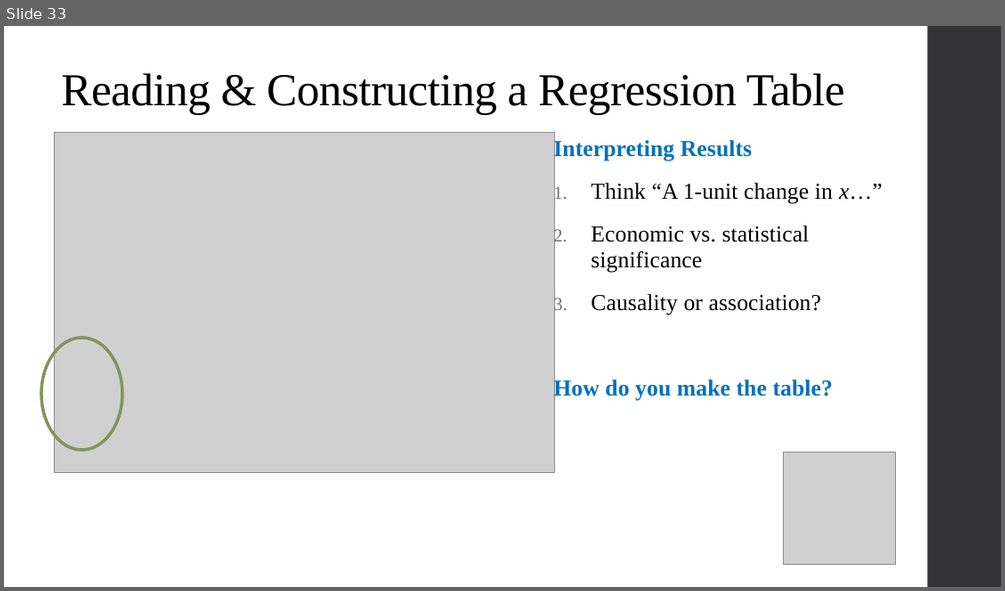
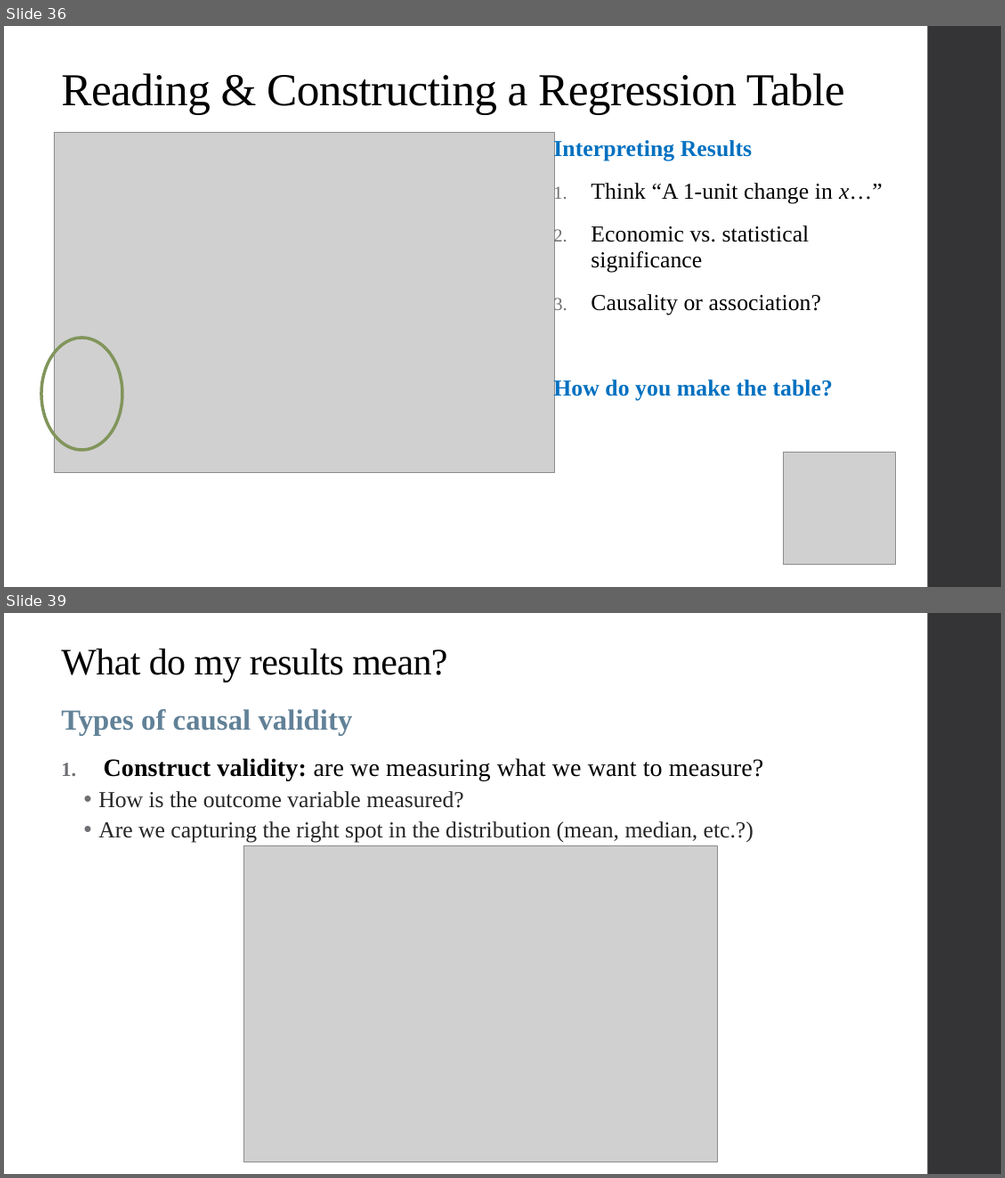
Before and after one commit to qiufei/fork-HAD5744, a slide deck: Lecture03_MultivariateOLS1/Lecture3_MultivariateOLS_2022F.pptx. Shown one above the other, each under a label of ours: slide 33 before the commit, slides 36 and 39 after it; the slides between them are not shown. The pictures are 1005x591 and 1005x1178 pixels, drawn with LibreOffice and Linux fonts; fonts in the diff are those of the drawing; grey boxes stand for pictures. Boxes give left, top, right and bottom in pixels: in the first picture for what was removed or moved away, otherwise in the second. Text is boxed around its words. In the diff, an @@ line names an element or a change of style, - is before the commit and + after.

```diff
--- a/Lecture03_MultivariateOLS1/Lecture3_MultivariateOLS_2022F.pptx
+++ b/Lecture03_MultivariateOLS1/Lecture3_MultivariateOLS_2022F.pptx
@@ slide 39 added at [4,613,1001,1174], background #FFFFFF; not listed: 1 template element that a slide beside it also shows @@
@@ title added at [61,649,447,682], 36 pt, text #000000 @@
+What do my results mean?
@@ text added at [61,709,763,843], 22 pt, text #262626 @@
+Types of causal validity
+1. Construct validity: are we measuring what we want to measure?
+  • How is the outcome variable measured?
+  • Are we capturing the right spot in the distribution (mean, median, etc.?)
@@ picture added at [244,846,718,1162] @@
@@ what was slide 33 is now slide 36 @@
```
Also in this commit, not shown: 4 slides changed, 20 other slides added, 2 slides removed, 5 other files.
